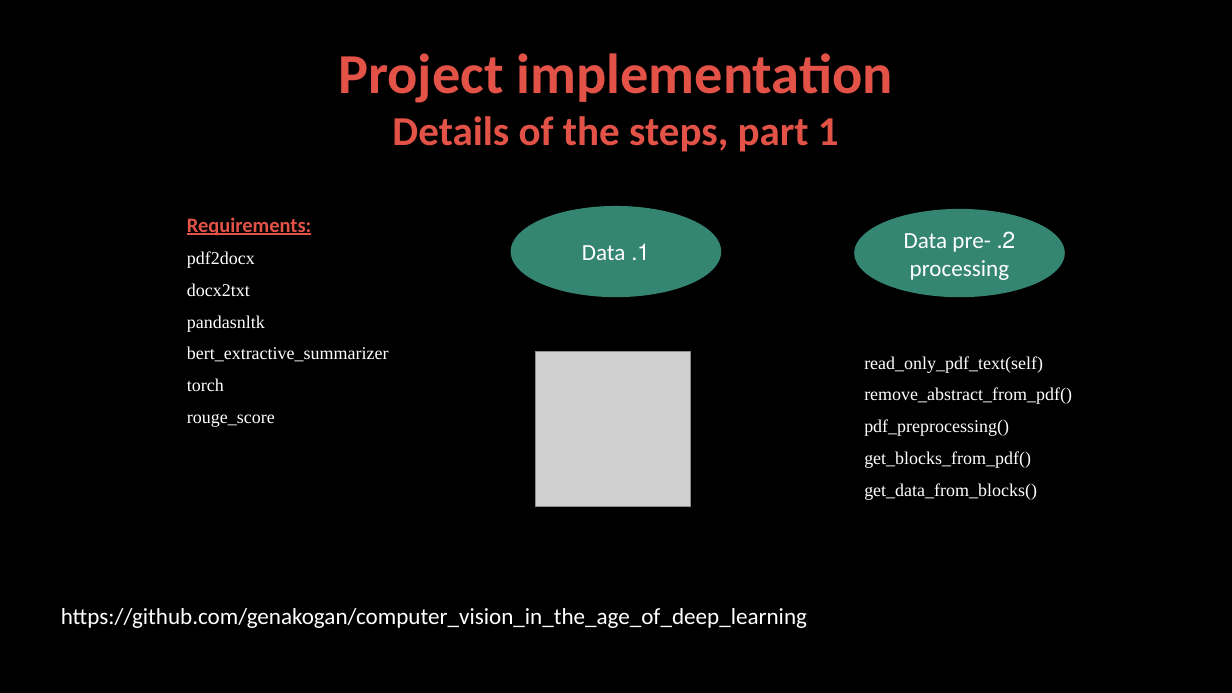
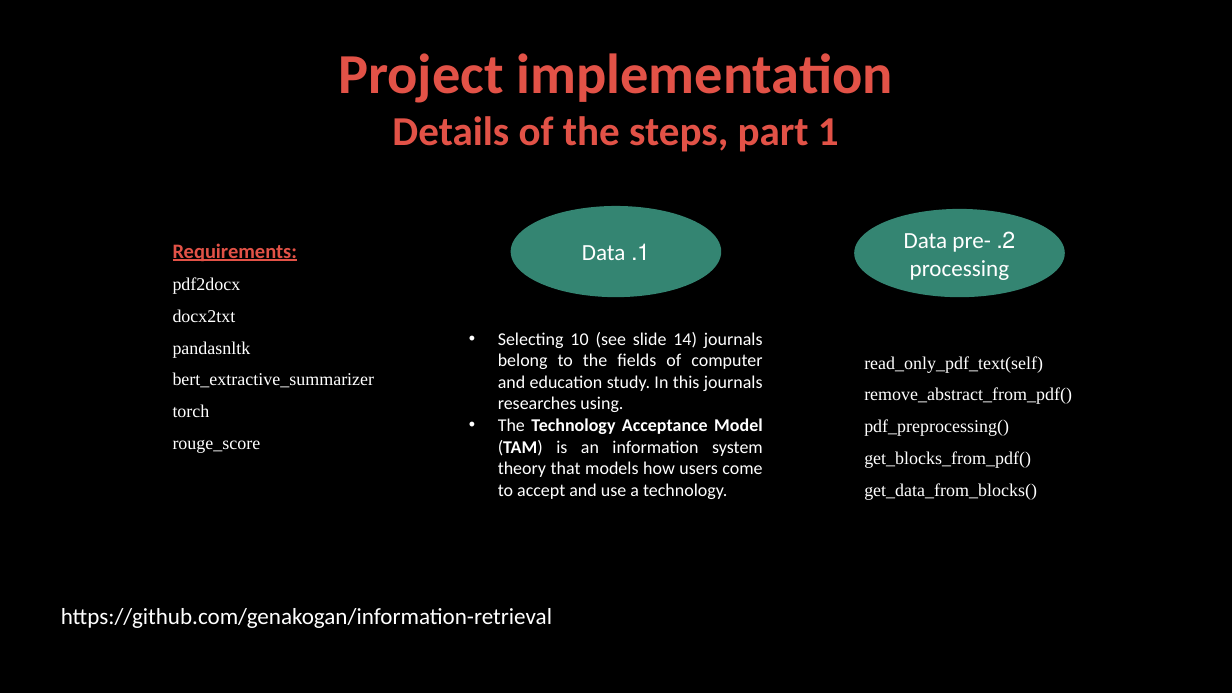
Before and after one commit to genakogan/Advanced-techniques-in-information-retrieval, a slide deck: slide 9 of FinalProject.pptx. Drawn at 1232x693 pixels with LibreOffice and Linux fonts; fonts in the diff are those of the drawing; grey boxes stand for pictures; background and template pictures are left out. Boxes give left, top, right and bottom in pixels: in the first picture for what was removed or moved away, otherwise in the second. Text is boxed around its words. In the diff, an @@ line names an element or a change of style, - is before the commit and + after.

```diff
--- a/FinalProject.pptx
+++ b/FinalProject.pptx
@@ text "Requirements:": place and size @@
-text "Requirements:" at [187, 217, 389, 427]
+text "Requirements:" at [173, 243, 375, 453]
@@ text added at [498, 332, 763, 499], 14 pt, text #FFFFFF @@
+• Selecting 10 (see slide 14) journals belong to the fields of computer and education study. In this journals researches using.
+• The Technology Acceptance Model (TAM) is an information system theory that models how users come to accept and use a technology.
@@ picture removed at [536, 351, 691, 506] @@
@@ text at [61, 608, 552, 628]: text changed @@
-https://github.com/genakogan/computer_vision_in_the_age_of_deep_learning
+https://github.com/genakogan/information-retrieval
```
Also in this commit, not shown: 5 other slides changed, 2 slides added, 14 other files.
